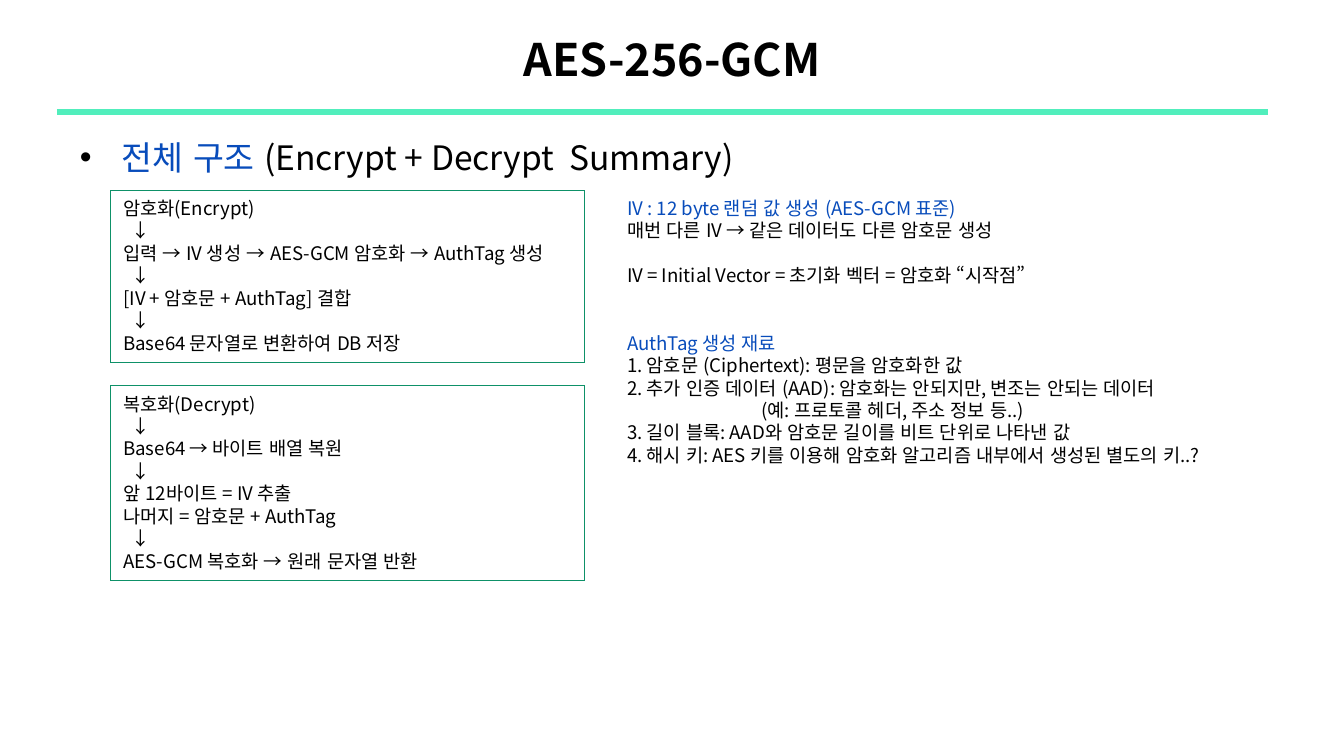
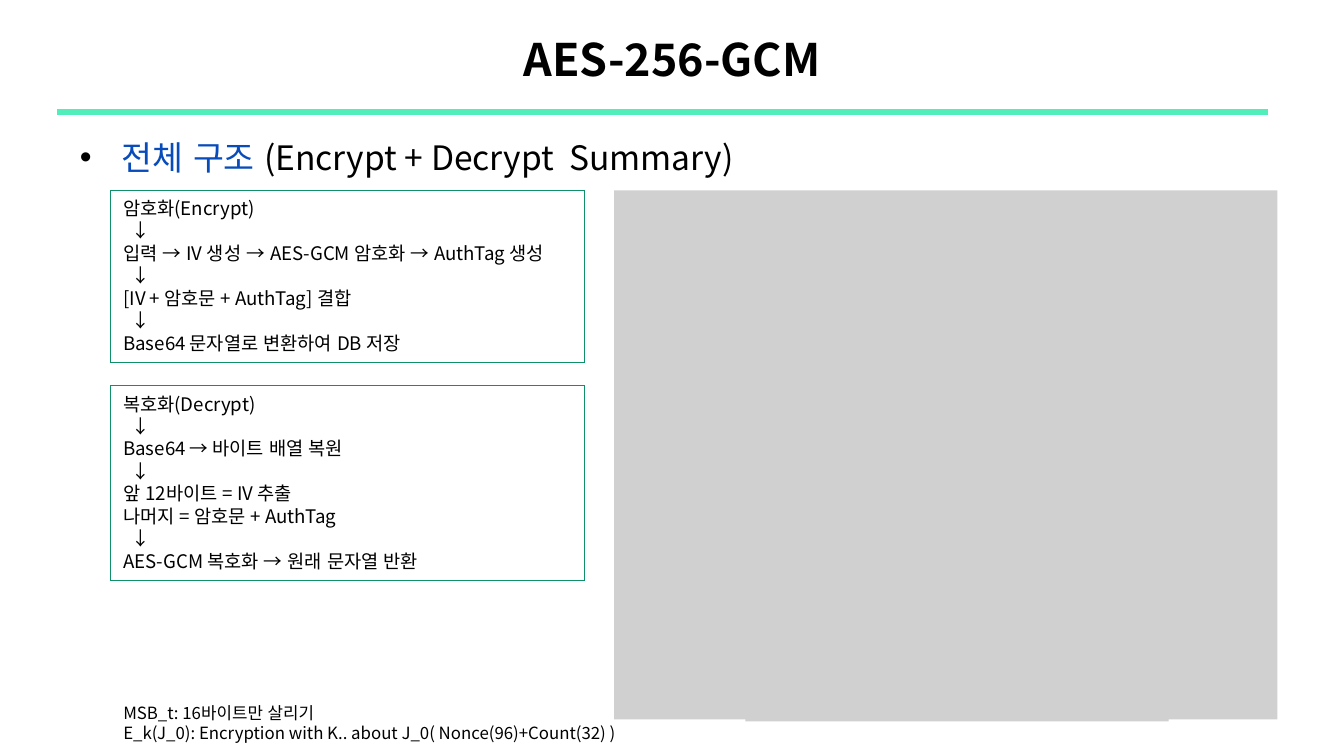
Before and after one commit to sewonpark-sec/SSL-Seminar, a slide deck: slide 17 of 13_Hash.pptx. Drawn at 1344x756 pixels with LibreOffice and Linux fonts; fonts in the diff are those of the drawing; grey boxes stand for pictures. Boxes give left, top, right and bottom in pixels: in the first picture for what was removed or moved away, otherwise in the second. Text is boxed around its words. In the diff, an @@ line names an element or a change of style, - is before the commit and + after.

```diff
--- a/13_Hash.pptx
+++ b/13_Hash.pptx
@@ picture added at (614,191,1278,720) @@
@@ text removed at (627,199,1199,464) @@
-IV : 12 byte 랜덤 값 생성 (AES-GCM 표준)
-매번 다른 IV → 같은 데이터도 다른 암호문 생성
-IV = Initial Vector = 초기화 벡터 = 암호화 “시작점”
-AuthTag 생성 재료
-1. 암호문 (Ciphertext): 평문을 암호화한 값
-2. 추가 인증 데이터 (AAD): 암호화는 안되지만, 변조는 안되는 데이터
-(예: 프로토콜 헤더, 주소 정보 등..)
-3. 길이 블록: AAD와 암호문 길이를 비트 단위로 나타낸 값
-4. 해시 키: AES 키를 이용해 암호화 알고리즘 내부에서 생성된 별도의 키..?
@@ text added at (123,705,606,743), 9 pt, text #000000 @@
+MSB_t: 16바이트만 살리기
+E_k(J_0): Encryption with K.. about J_0( Nonce(96)+Count(32) )
@@ picture added at (746,695,1169,722) @@
```
Also in this commit, not shown: 5 other slides changed, 2 slides added.
